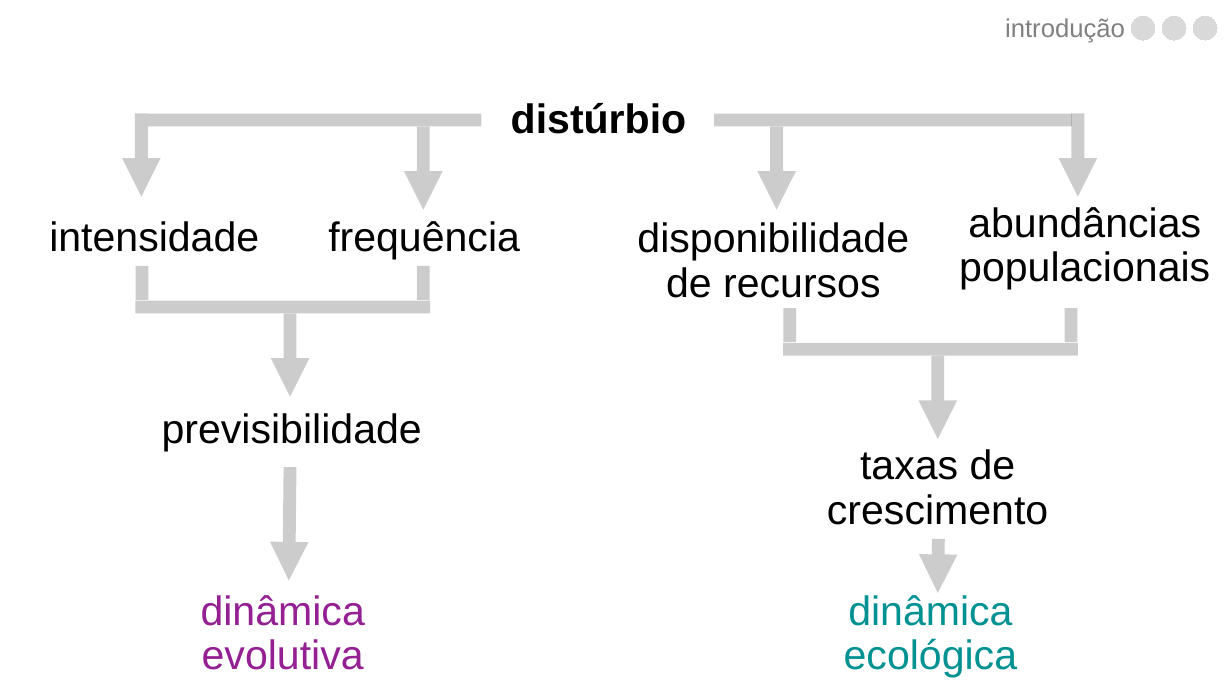
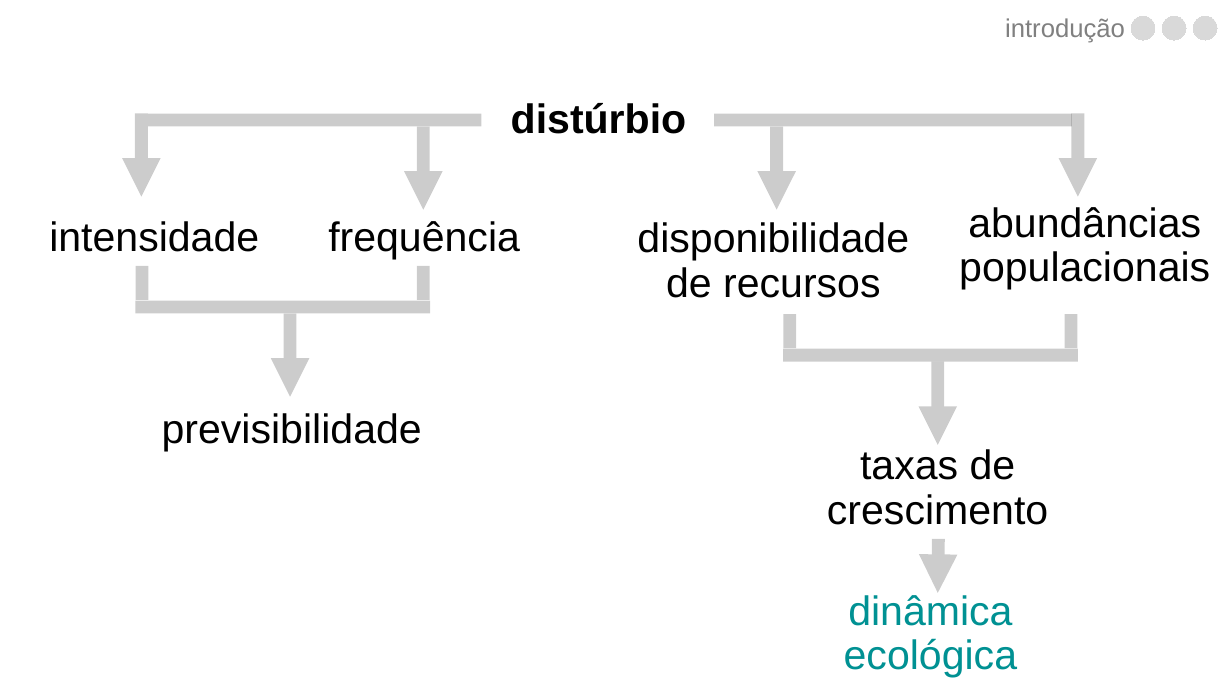
Before and after one commit to luisanovara/dissertacao, a slide deck: slide 46 of DEFESA.pptx (slide 41 before the commit). Drawn at 1232x693 pixels with LibreOffice and Linux fonts; fonts in the diff are those of the drawing. Boxes give left, top, right and bottom in pixels: in the first picture for what was removed or moved away, otherwise in the second. Text is boxed around its words. In the diff, an @@ line names an element or a change of style, - is before the commit and + after.

```diff
--- a/DEFESA.pptx
+++ b/DEFESA.pptx
@@ 3 lines, 1 arrow: place and size @@
-3 lines, 1 arrow at (784, 308, 1079, 439)
+3 lines, 1 arrow at (784, 314, 1079, 445)
@@ arrow removed from (290, 468) to (289, 580) @@
@@ text removed at (201, 595, 365, 670) @@
-dinâmica evolutiva
```
Also in this commit, not shown: 1 other slide changed, 7 slides added.
